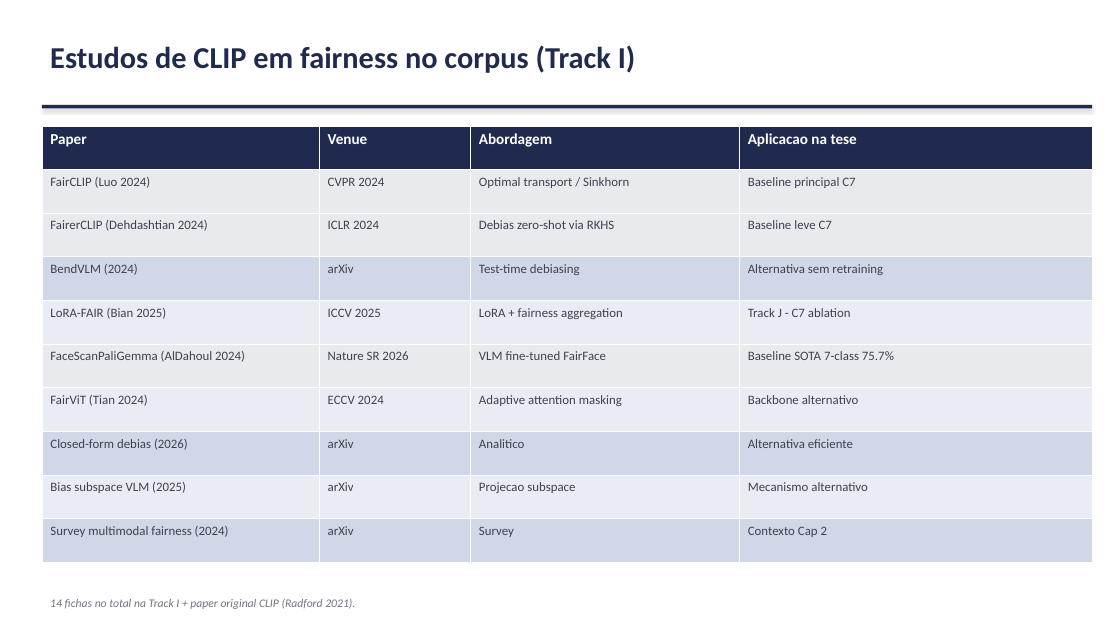
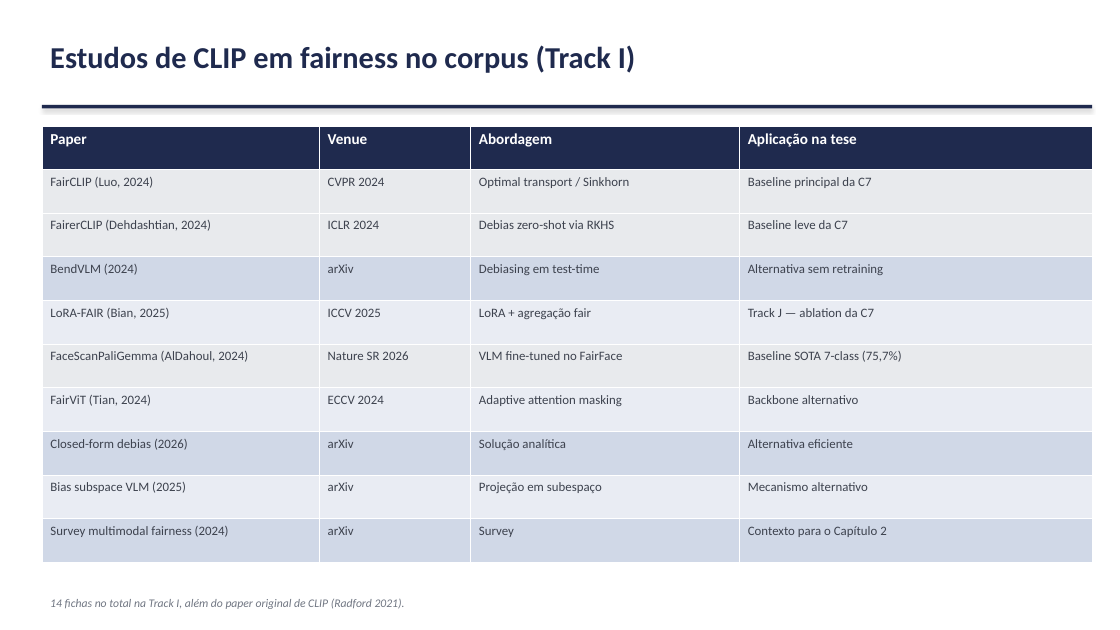
Before and after one commit to marcellozzetti/Facial-Recognition-Models-Mitigating-Bias, a slide deck: slide 13 of docs/ativo/material_reuniao_orientador_2026-06-15.pptx. Drawn at 1120x630 pixels with LibreOffice and Linux fonts; fonts in the diff are those of the drawing. Boxes give left, top, right and bottom in pixels: in the first picture for what was removed or moved away, otherwise in the second. Text is boxed around its words. In the diff, an @@ line names an element or a change of style, - is before the commit and + after.

```diff
--- a/docs/ativo/material_reuniao_orientador_2026-06-15.pptx
+++ b/docs/ativo/material_reuniao_orientador_2026-06-15.pptx
@@ table at bbox=[42, 126, 1092, 563] @@
-row 1, column 4: Aplicacao na tese
+row 1, column 4: Aplicação na tese
-row 2, column 1: FairCLIP (Luo 2024)
+row 2, column 1: FairCLIP (Luo, 2024)
-row 2, column 4: Baseline principal C7
+row 2, column 4: Baseline principal da C7
-row 3, column 1: FairerCLIP (Dehdashtian 2024)
+row 3, column 1: FairerCLIP (Dehdashtian, 2024)
-row 3, column 4: Baseline leve C7
+row 3, column 4: Baseline leve da C7
-row 4, column 3: Test-time debiasing
+row 4, column 3: Debiasing em test-time
-row 5: LoRA-FAIR (Bian 2025) | ICCV 2025 | LoRA + fairness aggregation | Track J - C7 ablation
+row 5: LoRA-FAIR (Bian, 2025) | ICCV 2025 | LoRA + agregação fair | Track J — ablation da C7
-row 6: FaceScanPaliGemma (AlDahoul 2024) | Nature SR 2026 | VLM fine-tuned FairFace | Baseline SOTA 7-class 75.7%
+row 6: FaceScanPaliGemma (AlDahoul, 2024) | Nature SR 2026 | VLM fine-tuned no FairFace | Baseline SOTA 7-class (75,7%)
-row 7, column 1: FairViT (Tian 2024)
+row 7, column 1: FairViT (Tian, 2024)
-row 8, column 3: Analitico
+row 8, column 3: Solução analítica
-row 9, column 3: Projecao subspace
+row 9, column 3: Projeção em subespaço
-row 10, column 4: Contexto Cap 2
+row 10, column 4: Contexto para o Capítulo 2
@@ text at bbox=[50, 599, 405, 609]: text changed @@
-14 fichas no total na Track I + paper original CLIP (Radford 2021).
+14 fichas no total na Track I, além do paper original de CLIP (Radford 2021).
```
Also in this commit, not shown: 21 other slides changed, 1 slide added, 2 slides removed, 1 other file.
